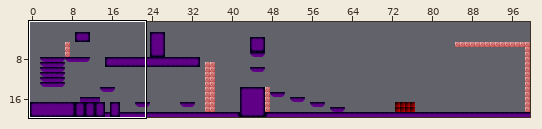
Level history. Tiled map: core/assets/maps/MyMap.tmx. Above, an overview of the earlier version with the close-up marked.
Close-up. Before:
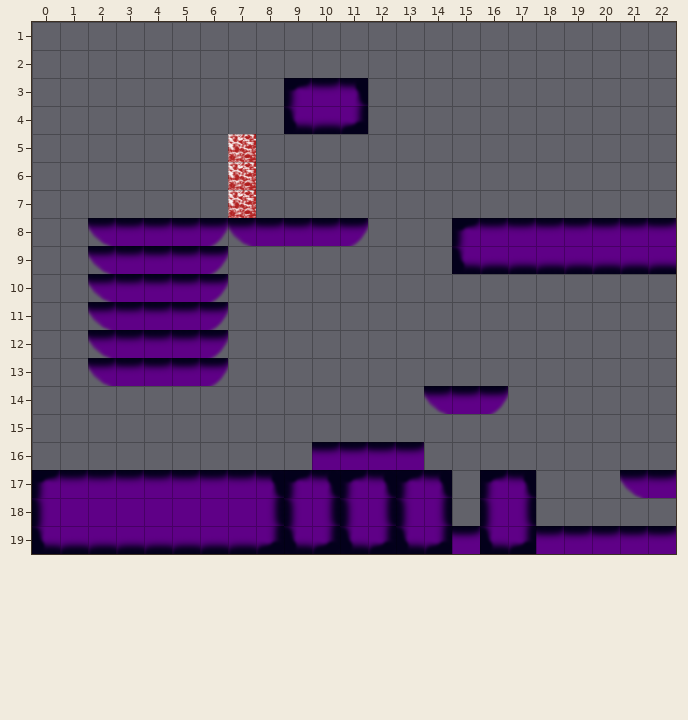
Cells are 180x180 px. Shown: x 0..22, y 1..19. The commit also changed other parts of the map, which this record leaves out.
Now the later version:
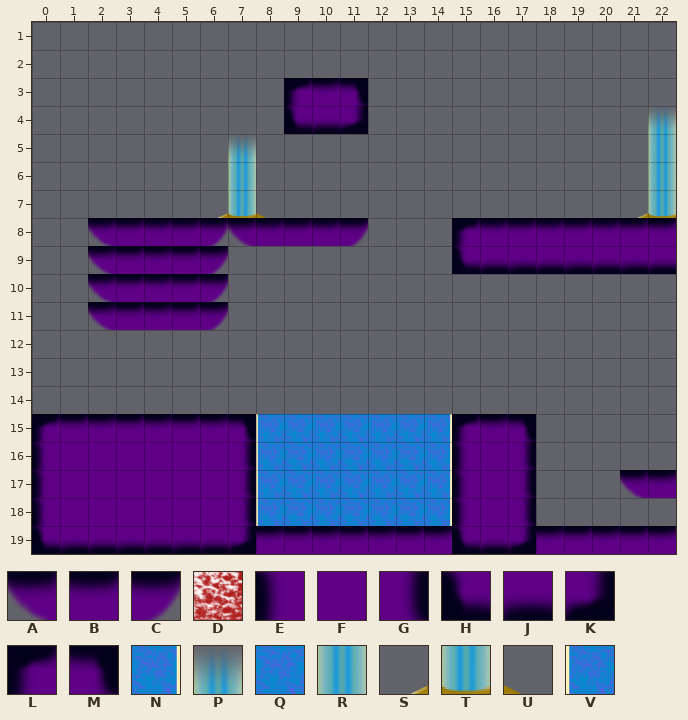
Key: from "Test_Tileset": A 0, B 1, C 2, D 3, E 10, F 11, G 12, H 20, J 21, K 22, L 30, M 32; from "Tileset2": N 0, P 4, Q 6, R 8, S 12, T 13, U 14, V 15.
_ is an empty cell, . an unchanged one.
See-through tiles are keyed as they look on the map.
The exact change:
--- layer "mainLayer"
@@ x 6..22 @@
- 4 ................_
- 5 .D.............._
- 6 .D.............._
- 7 _D_............__
+ 4 ................P
+ 5 .P..............R
+ 6 .R..............R
+ 7 STU............ST
@@ x 0..17 @@
-12 ..ABBBC...........
-13 ..ABBBC...........
-14 ..............ABC.
-15 __________________
-16 __________BBBB____
-17 LBBBBBBBMLMLMLM_LM
-18 .......FGEGEGEG_E.
-19 .......JKHKHKHKBH.
+12 .._____...........
+13 .._____...........
+14 ..............___.
+15 LBBBBBBMVQQQQQNLBM
+16 EFFFFFFGVQQQQQNEFG
+17 EFFFFFFGVQQQQQNEFG
+18 .......GVQQQQQNEF.
+19 .......KBBBBBBBHJ.
Pixel boxes of the changes (left, top, right, bottom) in both close-ups:
added: (638, 108, 676, 218)
changed: (218, 134, 266, 218)
removed: (88, 330, 228, 386)
changed: (32, 386, 536, 554)
